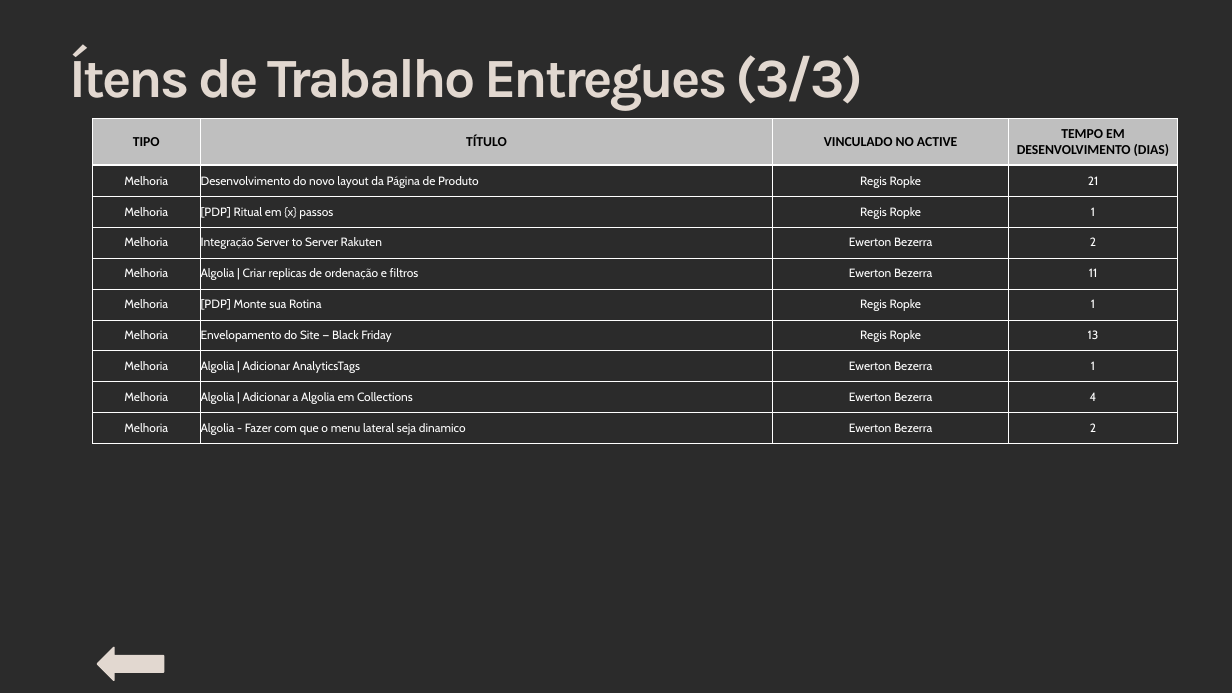
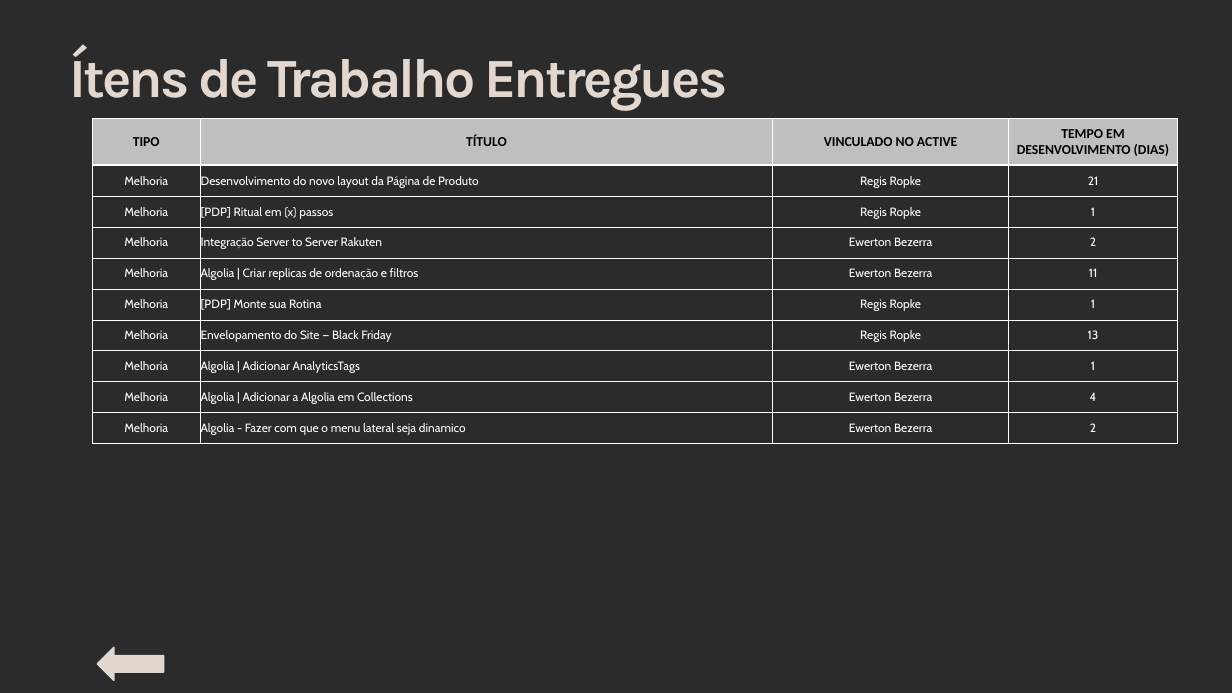
Before and after one commit to fabiovidart1985/vidart, a slide deck: slide 14 of Status Report - Salon Line - Outubro 2026.pptx. Drawn at 1232x693 pixels with LibreOffice and Linux fonts; fonts in the diff are those of the drawing; background and template pictures are left out; a plain dark background stands for a picture behind light text. Boxes give left, top, right and bottom in pixels: in the first picture for what was removed or moved away, otherwise in the second. Text is boxed around its words. In the diff, an @@ line names an element or a change of style, - is before the commit and + after.

```diff
--- a/Status Report - Salon Line - Outubro 2026.pptx
+++ b/Status Report - Salon Line - Outubro 2026.pptx
@@ text at (69,47,727,110): text changed @@
-Ítens de Trabalho Entregues (3/3)
+Ítens de Trabalho Entregues
```
Also in this commit, not shown: 3 other slides changed, 1 other file.
